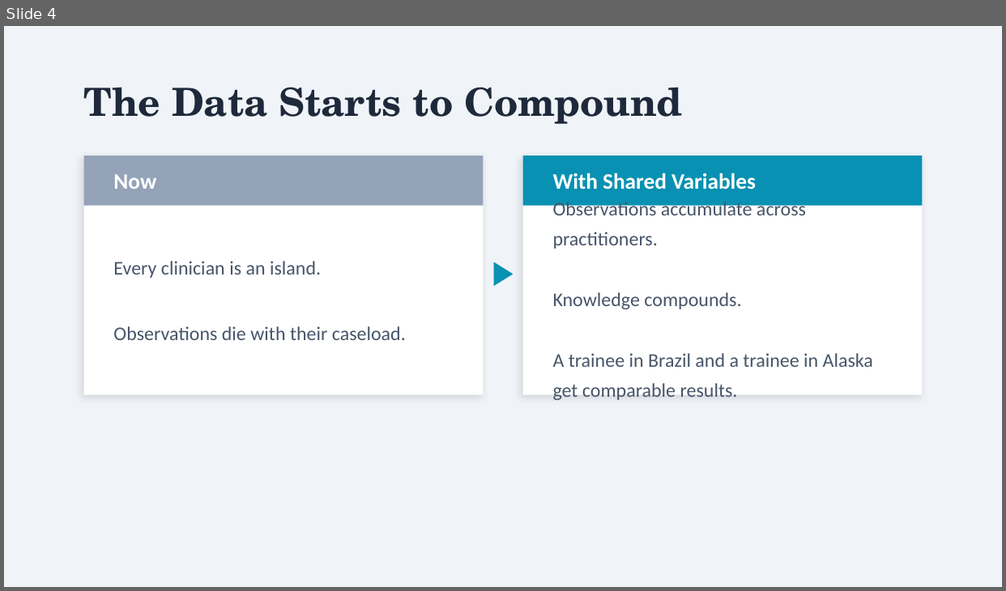
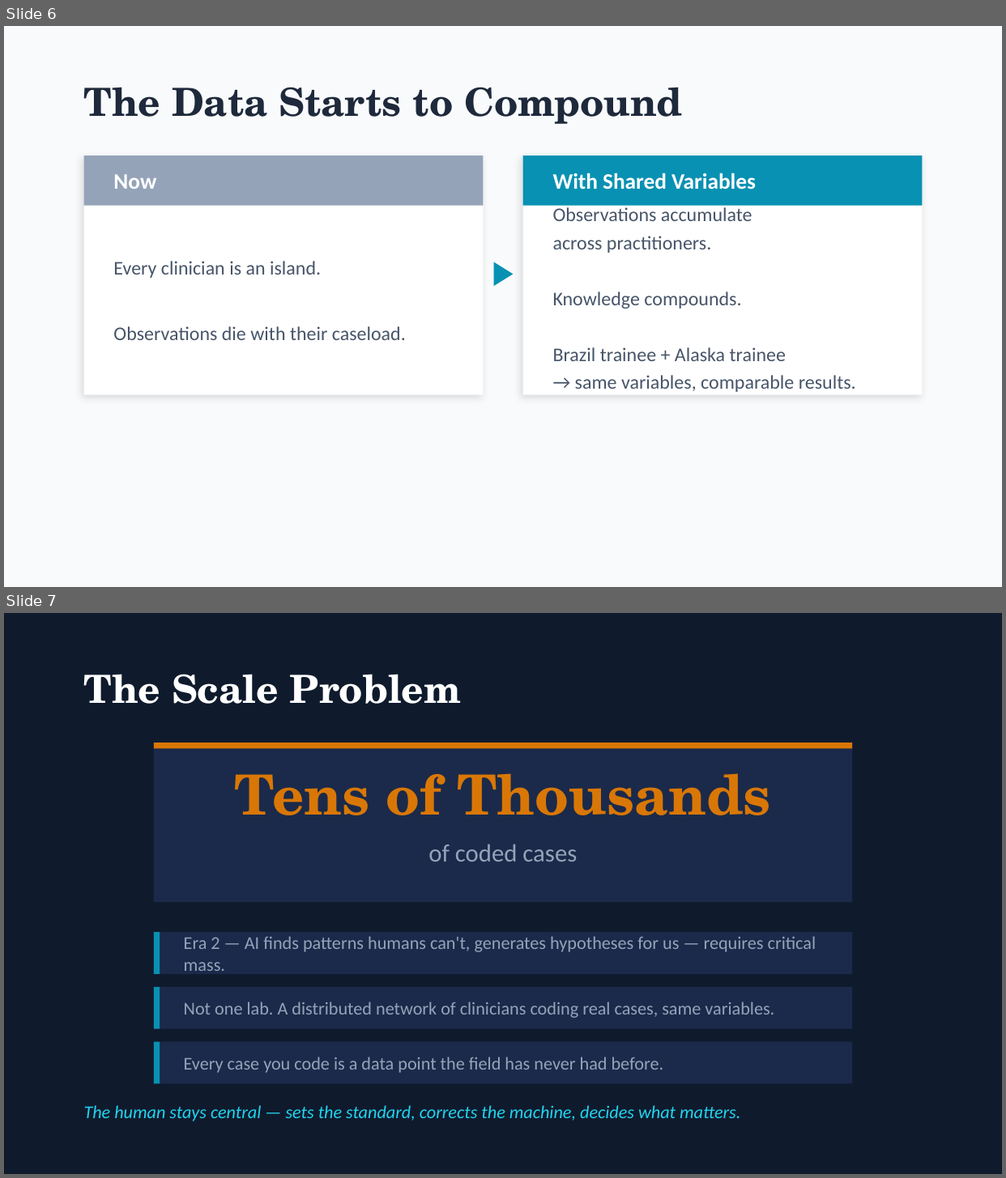
Before and after one commit to patrickkidd/ffrn-2026, a slide deck: 5-DATA_FUTURE_NEXT_GEN/5-Data-Future-Next-Gen.pptx. Shown one above the other, each under a label of ours: slide 4 before the commit, slides 6 and 7 after it. The pictures are 1006x591 and 1006x1178 pixels, drawn with LibreOffice and Linux fonts; fonts in the diff are those of the drawing. Boxes give left, top, right and bottom in pixels: in the first picture for what was removed or moved away, otherwise in the second. Text is boxed around its words. In the diff, an @@ line names an element or a change of style, - is before the commit and + after.

```diff
--- a/5-DATA_FUTURE_NEXT_GEN/5-Data-Future-Next-Gen.pptx
+++ b/5-DATA_FUTURE_NEXT_GEN/5-Data-Future-Next-Gen.pptx
@@ slide 7 added at (x1=4, y1=613, x2=1002, y2=1174), background #0F1B2D @@
@@ text added at (x1=84, y1=674, x2=462, y2=704), 28 pt, text #FFFFFF, bold @@
+The Scale Problem
@@ rectangle added at (x1=154, y1=743, x2=852, y2=902), fill #1B2A4A @@
@@ rectangle added at (x1=154, y1=743, x2=852, y2=749), fill #D97706 @@
@@ text added at (x1=235, y1=773, x2=772, y2=815), 40 pt, text #D97706, bold @@
+Tens of Thousands
@@ text added at (x1=428, y1=844, x2=577, y2=862), 18 pt, text #94A3B8 @@
+of coded cases
@@ rectangle added at (x1=154, y1=932, x2=852, y2=974), fill #1B2A4A @@
@@ rectangle added at (x1=154, y1=932, x2=160, y2=974), fill #0891B2 @@
@@ text added at (x1=184, y1=936, x2=816, y2=971), 13 pt, text #94A3B8 @@
+Era 2 — AI finds patterns humans can't, generates hypotheses for us — requires critical mass.
@@ rectangle added at (x1=154, y1=987, x2=852, y2=1029), fill #1B2A4A @@
@@ rectangle added at (x1=154, y1=987, x2=160, y2=1029), fill #0891B2 @@
@@ text added at (x1=184, y1=1002, x2=774, y2=1018), 13 pt, text #94A3B8 @@
+Not one lab. A distributed network of clinicians coding real cases, same variables.
@@ rectangle added at (x1=154, y1=1042, x2=852, y2=1084), fill #1B2A4A @@
@@ rectangle added at (x1=154, y1=1042, x2=160, y2=1084), fill #0891B2 @@
@@ text added at (x1=184, y1=1057, x2=664, y2=1073), 13 pt, text #94A3B8 @@
+Every case you code is a data point the field has never had before.
@@ text added at (x1=84, y1=1105, x2=740, y2=1122), 13 pt, text #22D3EE, italic @@
+The human stays central — sets the standard, corrects the machine, decides what matters.
@@ what was slide 4 is now slide 6 @@
@@ slide 6 changed as well @@
@@ background #F0F4F8 to #F8FAFC @@
@@ text at (x1=553, y1=205, x2=752, y2=253): text changed @@
-Observations accumulate across practitioners.
+Observations accumulate
+across practitioners.
@@ text at (x1=553, y1=348, x2=856, y2=392): text changed @@
-A trainee in Brazil and a trainee in Alaska get comparable results.
+Brazil trainee + Alaska trainee
+→ same variables, comparable results.
```
Also in this commit, not shown: 3 other slides changed, 7 other slides added, 5 slides removed, 4 other files.
